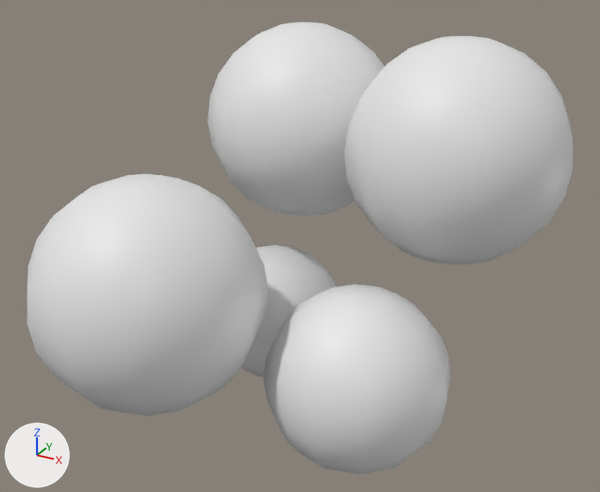
One commit to the OBJ model public/3D/Jumbo_Jelly.obj: the scene before it, then after it.
The view is the same before and after, from a camera (50 mm lens) standing at (5.39, -9.84, 10.98) and looking at (0.21, -0.41, 6.27). The axes (+X, +Y, +Z) are drawn at lower left. The lights are the same throughout. Where no turn or scale is listed for an object, it has been applied to the vertices.

The older version as bpy lines, for what is in view:
```python
me_jumbo_jelly = bpy.data.meshes.new('Jumbo_Jelly')
me_jumbo_jelly.from_pydata(...)  # a UV sphere (12 segments, 12 rings, poles along z) spanning x -1.92..0.27, y -0.47..1.73, z 3.37..5.57; a UV sphere (12 segments, 12 rings, poles along z) spanning x -2.31..0.74, y 0.0..3.05, z 5.96..9.01; a UV sphere (12 segments, 12 rings, poles along z) spanning x 0.13..2.68, y -2.26..0.3, z 3.5..6.05; a UV sphere (12 segments, 12 rings, poles along z) spanning x 0.3..3.49, y -0.47..2.72, z 5.88..9.07; a UV sphere (12 segments, 12 rings, poles along z) spanning x -2.74..0.45, y -3.73..-0.54, z 4.35..7.54
me_jumbo_jelly.polygons.foreach_set('use_smooth', [True] * 720)
ob_jumbo_jelly = bpy.data.objects.new('Jumbo_Jelly', me_jumbo_jelly)
ob_jumbo_jelly.location = (0.0, 0.0, 0.0)
```
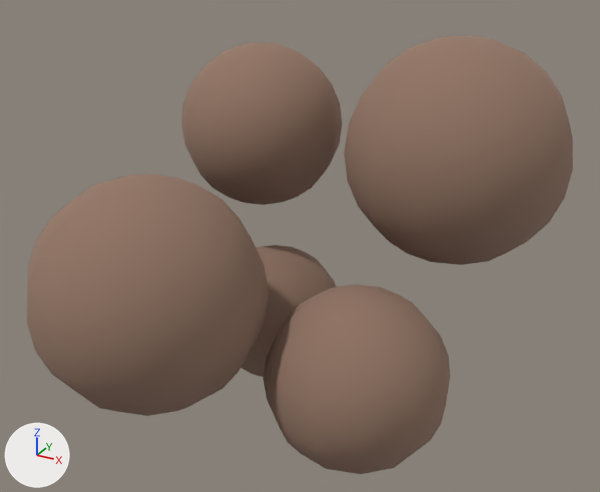
Pixel boxes [x1, y1, x2, y2] of what changed, in the pictures (600 x 492 px; the box of a moved part takes in the faces that stretch with it):
```json
{"object": "Jumbo_Jelly", "change": "recoloured, reshaped", "before": [27, 22, 573, 474], "after": [27, 36, 573, 474]}
{"part": 1, "of": "me_jumbo_jelly", "change": "moved or reshaped", "before": [208, 22, 384, 216], "after": [182, 42, 342, 205]}
```

Scene script edits in JSON lines:
```json
{"op": "add", "block": "mat_initialshadinggroup", "code": ["mat_initialshadinggroup = principled_material('initialShadingGroup')", "mat_initialshadinggroup.base_color = (0.36, 0.23, 0.17)  # beige #a28473", "mat_initialshadinggroup.metallic = 0.34", "mat_initialshadinggroup.roughness = 1.0"]}
{"block": "me_jumbo_jelly", "where": "me_jumbo_jelly.from_pydata(...)  # 670 vertices, 720 faces; spans x -2.74..3.49, y -3.73..3.05, z 3.37..9.07"}
{"block": "me_jumbo_jelly", "where": "# used by ob_jumbo_jelly; location = (0.0, 0.0, 0.0)"}
{"block": "me_jumbo_jelly", "change": "me_jumbo_jelly part 1: the loose piece of 134 vertices spanning x -2.31..0.74, y 0.0..3.05, z 5.96..9.01 is scaled about its middle by 0.832, then moved by (-0.54, -0.4, -0.04)"}
{"op": "add", "block": "me_jumbo_jelly", "code": "me_jumbo_jelly.materials.append(mat_initialshadinggroup)  # beige #a28473"}
```
